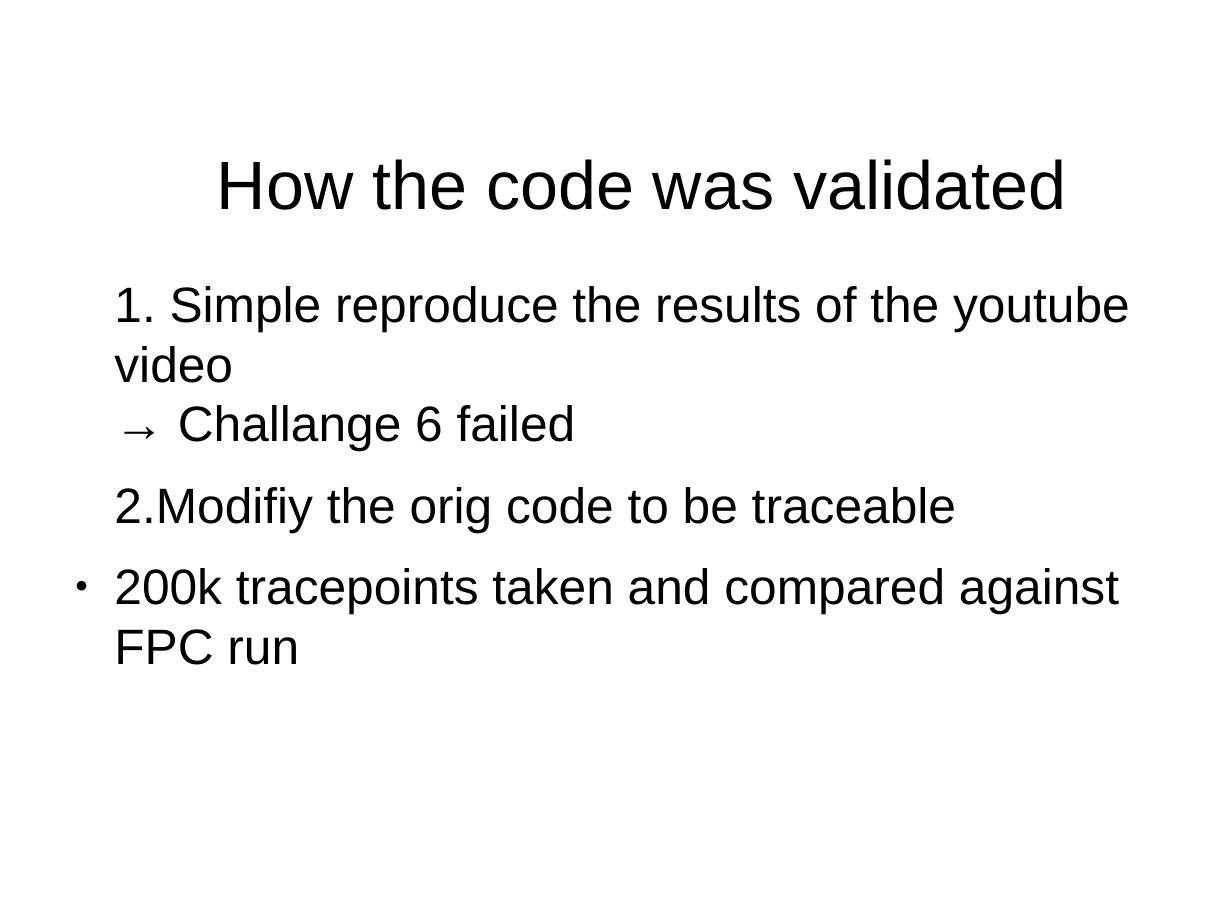
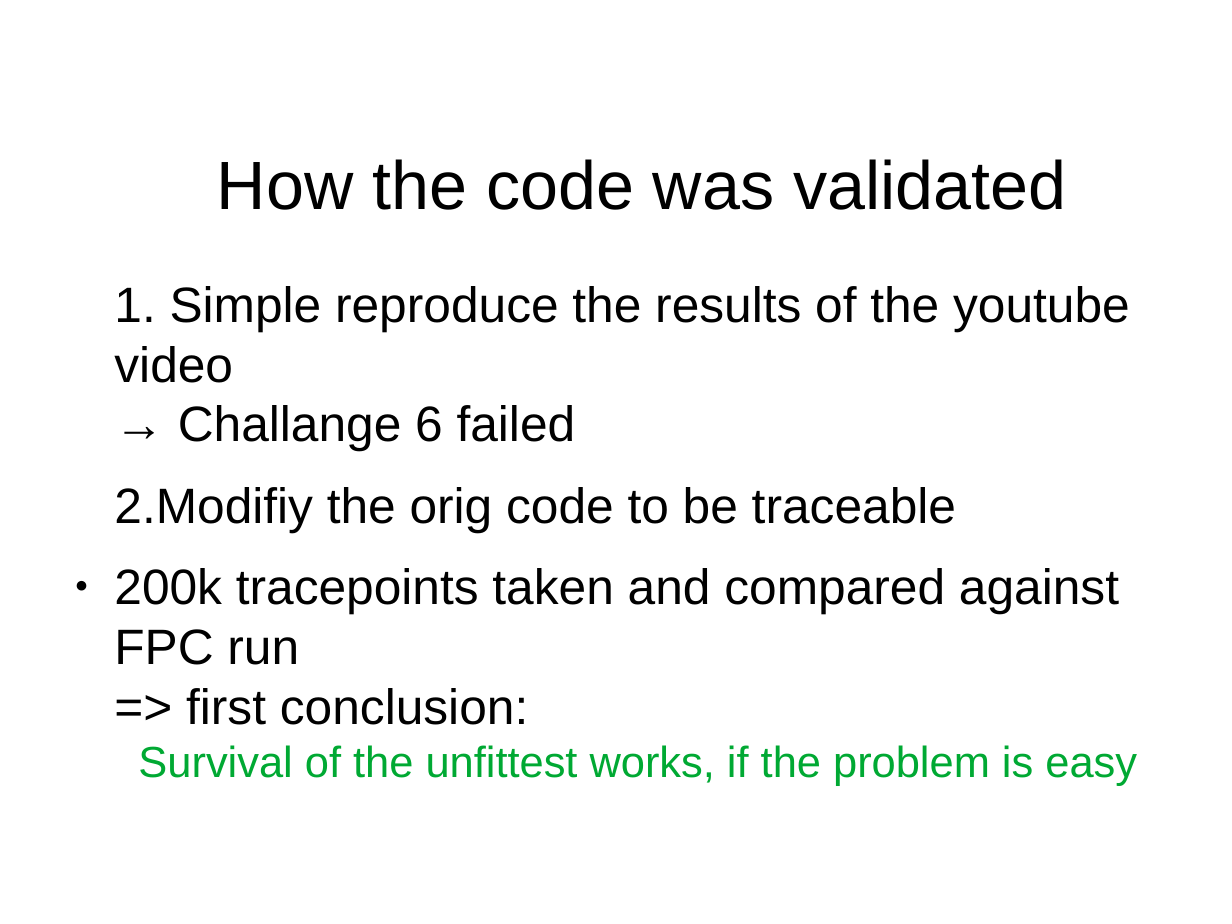
Before and after one commit to PascalCorpsman/biosim4_FPC_translation, a slide deck: slide 8 of presentations/Presentation.odp. Drawn at 1232x924 pixels with LibreOffice and Linux fonts; fonts in the diff are those of the drawing; background and template pictures are left out. Boxes give left, top, right and bottom in pixels: in the first picture for what was removed or moved away, otherwise in the second. Text is boxed around its words. In the diff, an @@ line names an element or a change of style, - is before the commit and + after.

```diff
--- a/presentations/Presentation.odp
+++ b/presentations/Presentation.odp
@@ text at <box>114,568,1137,786</box>: text changed @@
-● 200k tracepoints taken and compared against FPC run
+● 200k tracepoints taken and compared against FPC run
+  => first conclusion:
+  Survival of the unfittest works, if the problem is easy
```
Also in this commit, not shown: 1 other slide changed, 4 slides added, 1 other file.
